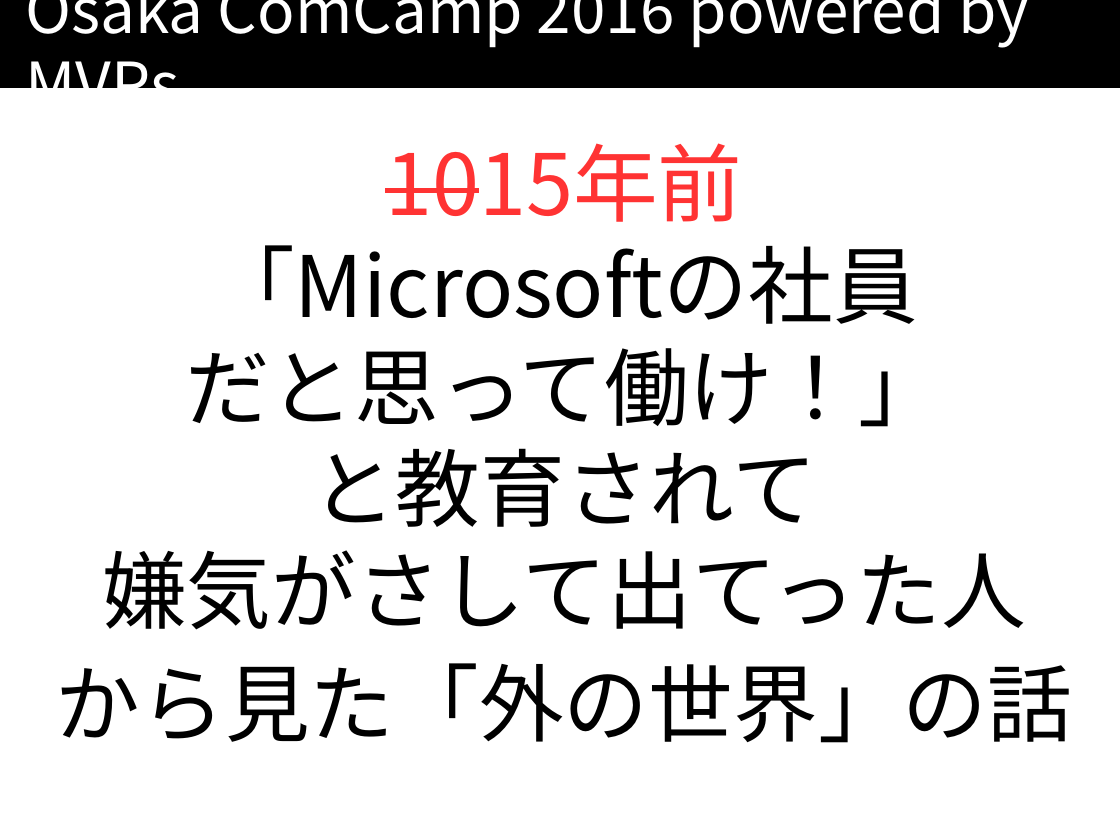
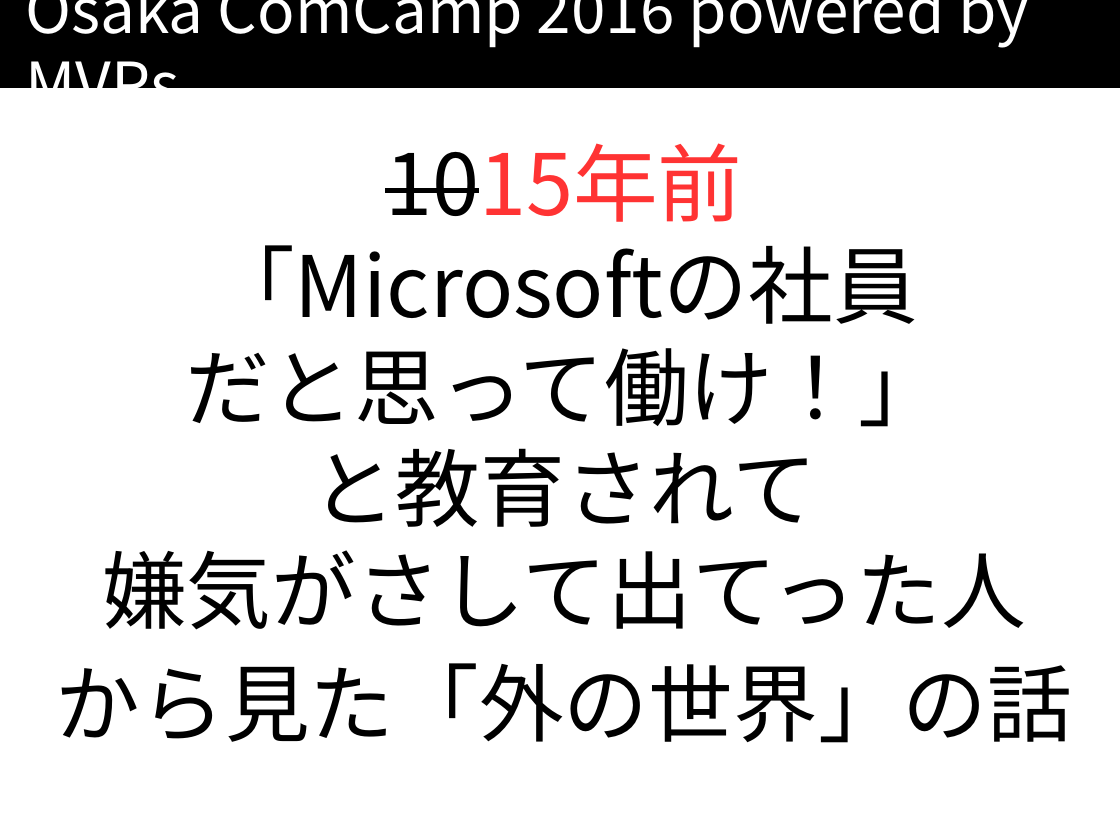
Before and after one commit to kazuhito-m/kazuhito-m.github.io, a slide deck: slide 3 of _drafts/comcamp2016.odp. Drawn at 1120x840 pixels with LibreOffice and Linux fonts; fonts in the diff are those of the drawing. Boxes give left, top, right and bottom in pixels: in the first picture for what was removed or moved away, otherwise in the second. Text is boxed around its words. In the diff, an @@ line names an element or a change of style, - is before the commit and + after.

```diff
--- a/_drafts/comcamp2016.odp
+++ b/_drafts/comcamp2016.odp
@@ text at box(102, 143, 1026, 630): text colour #FF3333 to #000000 in "1015年前" @@
```
Also in this commit, not shown: 10 other slides changed.
